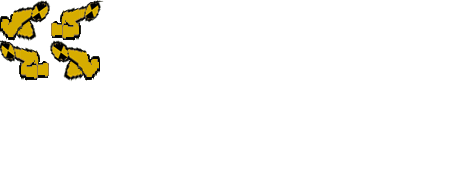
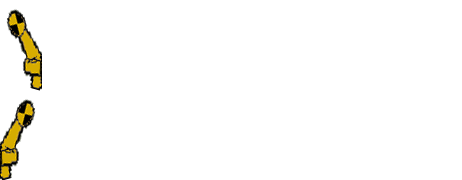
Layered file, before and after one edit (462x180). Changes by layer:
removed layer "Layer 9 copy" over <box>0,40,100,82</box>
renamed "Layer 9" to "Duck", hid it, painted on it over <box>0,0,104,82</box>
added layer "Walljump" above "run" over <box>0,8,42,180</box>
